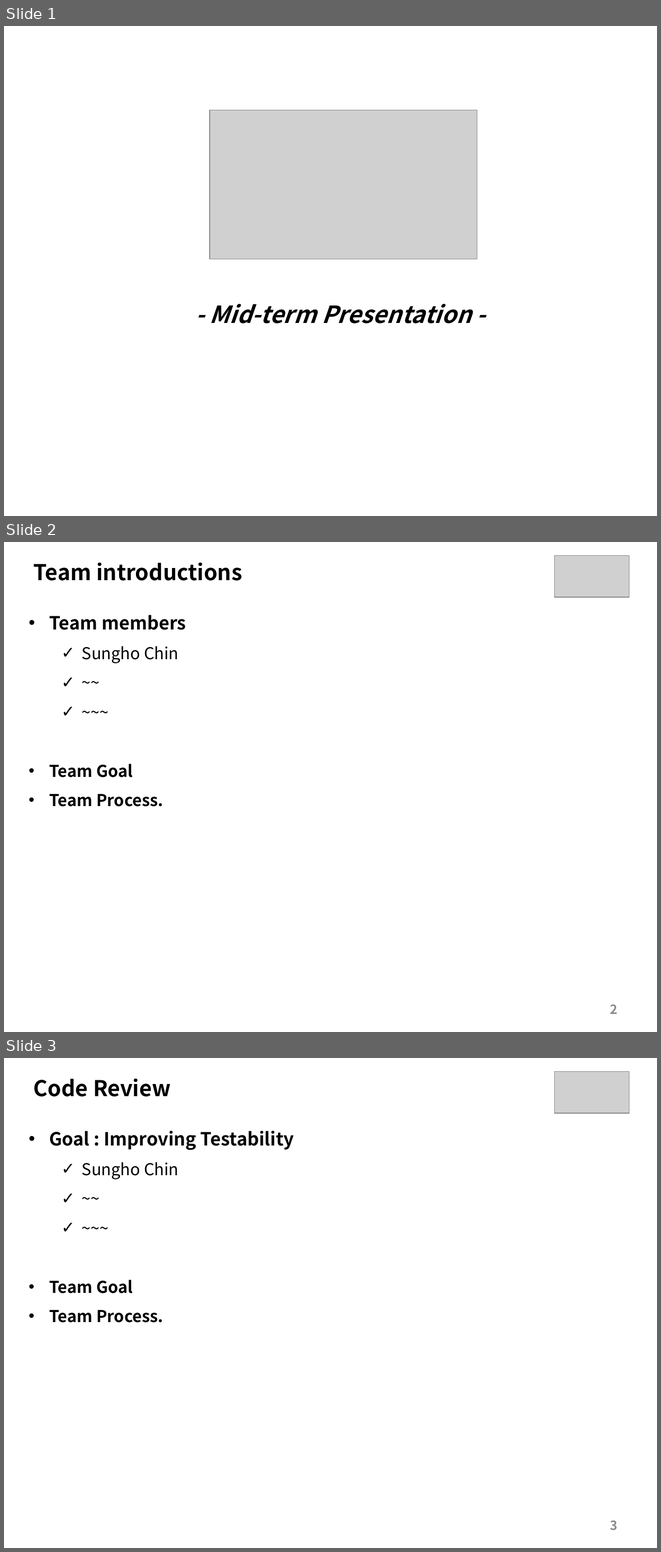
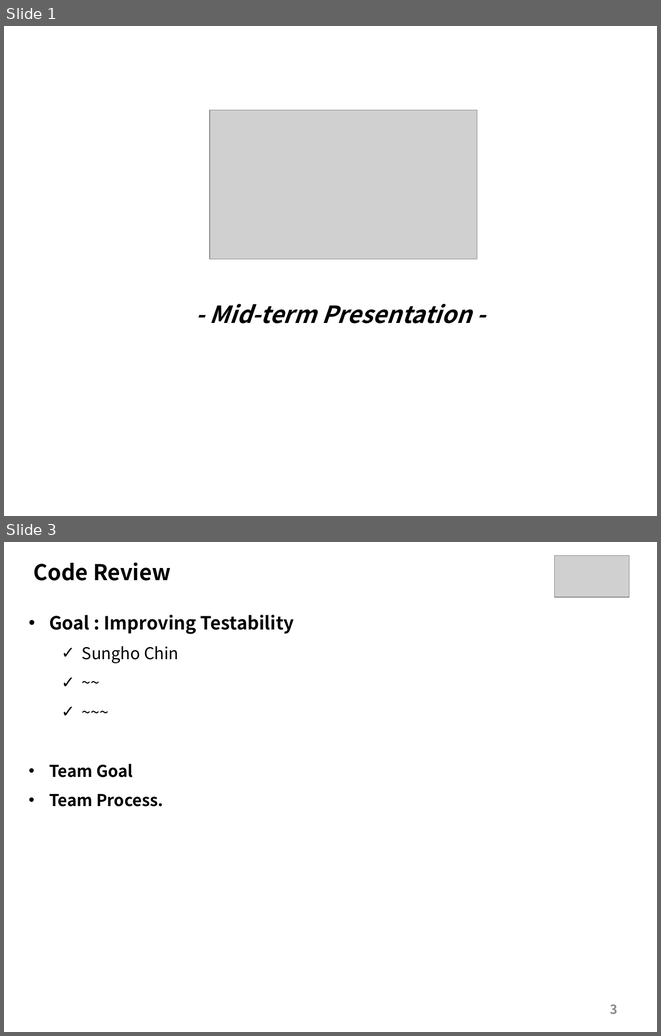
Before and after one commit to sunghochin/share_doc, a slide deck: mid-presentation_ieeum051_1.pptx. Shown one above the other, each under a label of ours: slides 1, 2 and 3 before the commit, slides 1 and 3 after it; the slides between them are not shown. The pictures are 661x1552 and 661x1036 pixels, drawn with LibreOffice and Linux fonts; fonts in the diff are those of the drawing; grey boxes stand for pictures. Boxes give left, top, right and bottom in pixels: in the first picture for what was removed or moved away, otherwise in the second. Text is boxed around its words. In the diff, an @@ line names an element or a change of style, - is before the commit and + after.

```diff
--- a/mid-presentation_ieeum051_1.pptx
+++ b/mid-presentation_ieeum051_1.pptx
@@ slide 2 removed at [4,542,657,1032], background #FFFFFF @@
@@ picture removed at [555,555,629,597] @@
@@ text removed at [34,562,242,581] @@
-Team introductions
@@ text removed at [49,615,186,806] @@
-• Team members
-  ✓ Sungho Chin
-  ✓ ~~
-  ✓ ~~~
-• Team Goal
-• Team Process.
@@ page number removed at [610,1004,618,1014] @@
-2
```
Also in this commit, not shown: 1 slide added.
